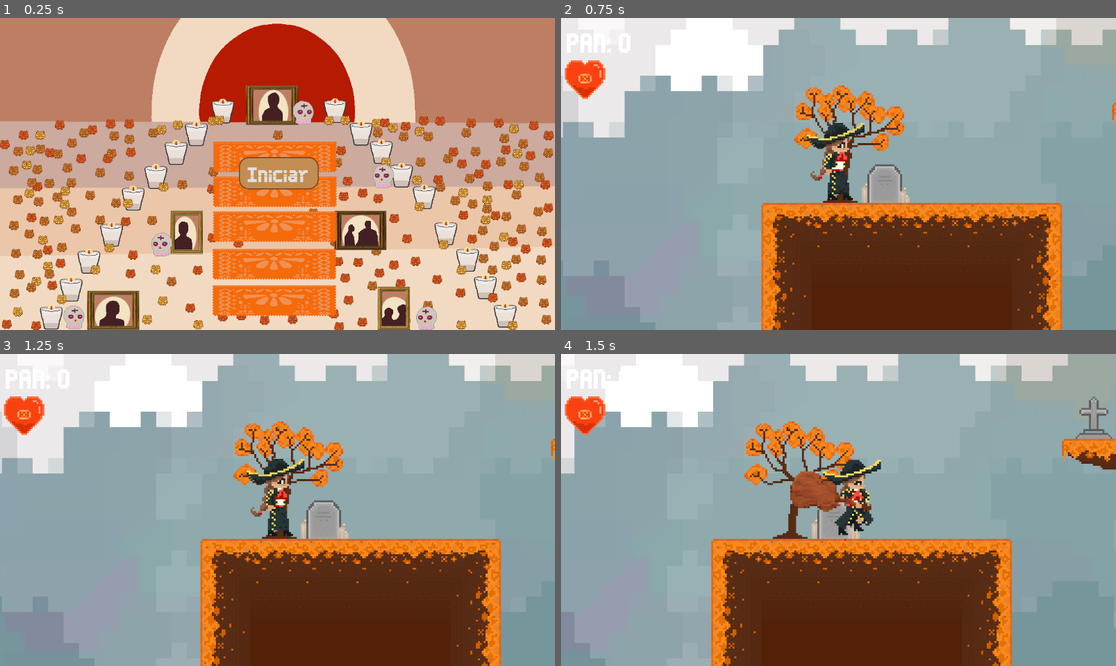
Above: before the commit, frames 1-4 (two rows, left to right).
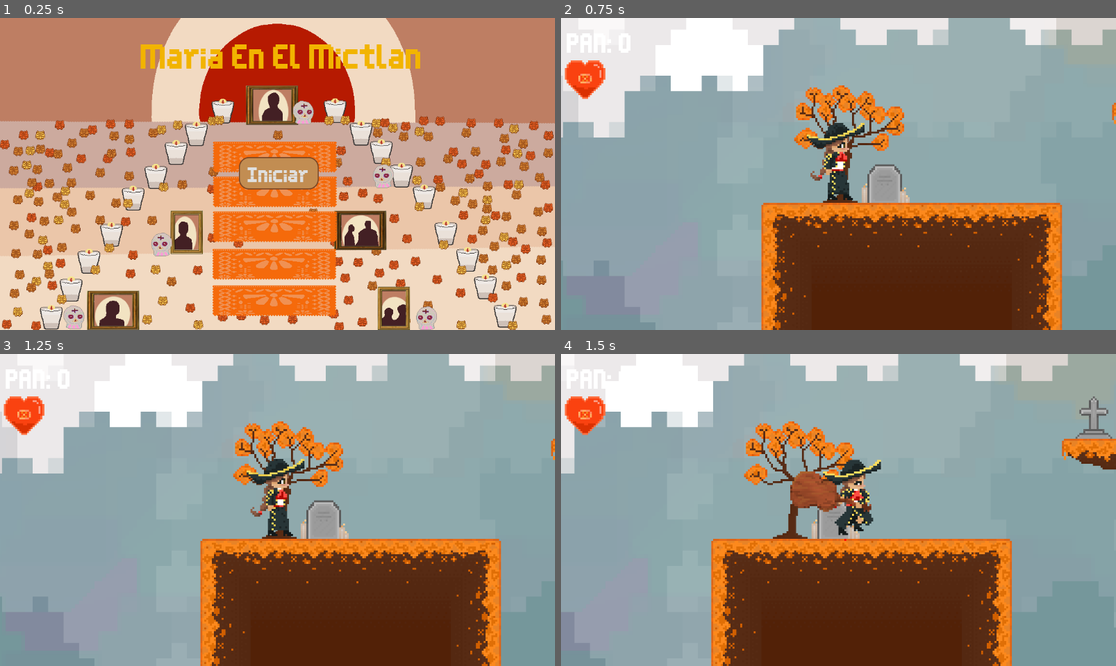
Above: after the commit, the same moments.

Repository: TheAlon50/Catrina_Game
Game: Godot game, scene res://Escenas/menu/portada.tscn
Two runs of this game, one before a commit and one after it. Both use one fixed random seed, a clock stepped at 60 frames per second and the inputs below.
Inputs (mouse positions are in pixels of both pictures, inside the frame that each line leads up to):
- Up to frame 1 (0.25 s): no input
- Up to frame 2 (0.75 s): click "Iniciar" at 0.5 s
- Up to frame 3 (1.25 s): no input
- Up to frame 4 (1.5 s): move the mouse to (960, 494) at 1.27 s; hold D (Movimiento_Derecha) from 1.28 s (still down); click (960, 494) at 1.35 s

The runs differ from the first frame. In frame 1, 2.0% of the frame differs, in the area x 25-76%, y 8-17%; in frame 2, nothing differs; in frame 3, nothing differs; in frame 4, nothing differs.

Commit message:
portada y musika

Diff:
--- a/catrina-games/Escenas/menu/portada.tscn
+++ b/catrina-games/Escenas/menu/portada.tscn
@@ -27,4 +27,15 @@
 theme_override_font_sizes/font_size = 25
 text = "Iniciar"
 
+[node name="Label" type="Label" parent="Hud_Portada"]
+offset_left = 292.0
+offset_top = 25.0
+offset_right = 877.0
+offset_bottom = 125.0
+theme_override_colors/font_color = Color(0.9480497, 0.70582694, 0, 1)
+theme_override_colors/font_outline_color = Color(0.004244301, 0.004244303, 0.004244303, 1)
+theme_override_fonts/font = ExtResource("4_vop86")
+theme_override_font_sizes/font_size = 40
+text = "Maria En El Mictlan"
+
 [connection signal="pressed" from="Hud_Portada/btnIniciar2" to="Hud_Portada" method="_on_btn_iniciar_2_pressed"]
--- a/catrina-games/project.godot
+++ b/catrina-games/project.godot
@@ -13,7 +13,7 @@
 config/name="CatrinaGames"
 run/main_scene="uid://d31orox0tyquy"
 config/features=PackedStringArray("4.5", "Forward Plus")
-config/icon="res://icon.svg"
+config/icon="uid://dxordf68w2pqt"
 
 [autoload]
 
Binary file added: catrina-games/Almacen/Recursos/Interfaz_Usuario/cempax3.png
Not shown, added: catrina-games/Almacen/Recursos/Interfaz_Usuario/cempax3.png.import
